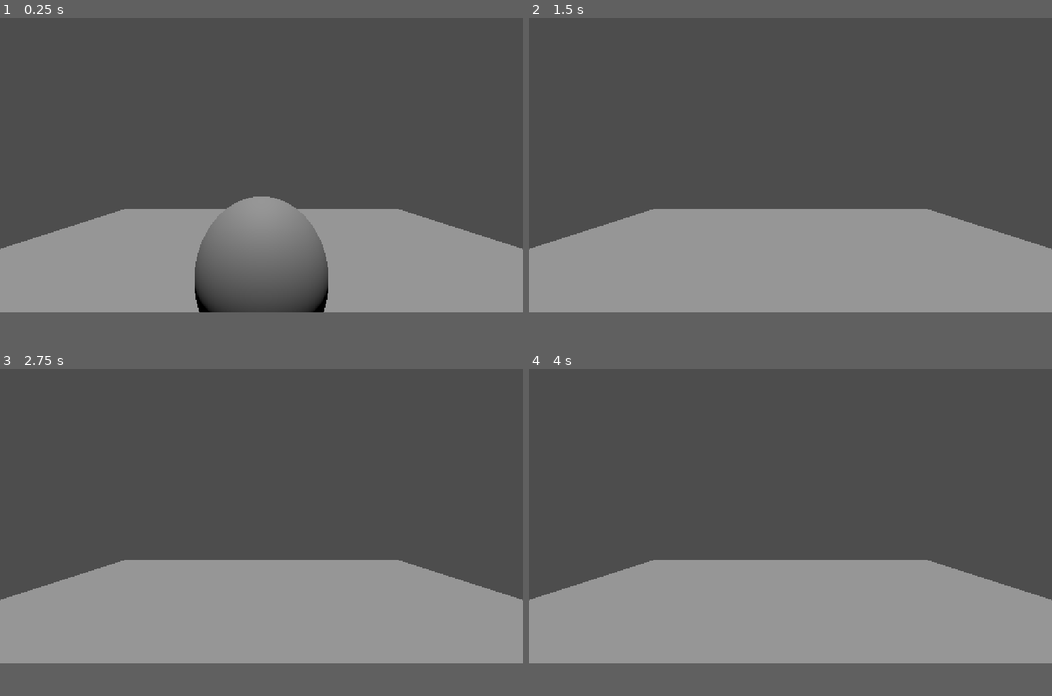
Above: before the commit, frames 1-4 (two rows, left to right).
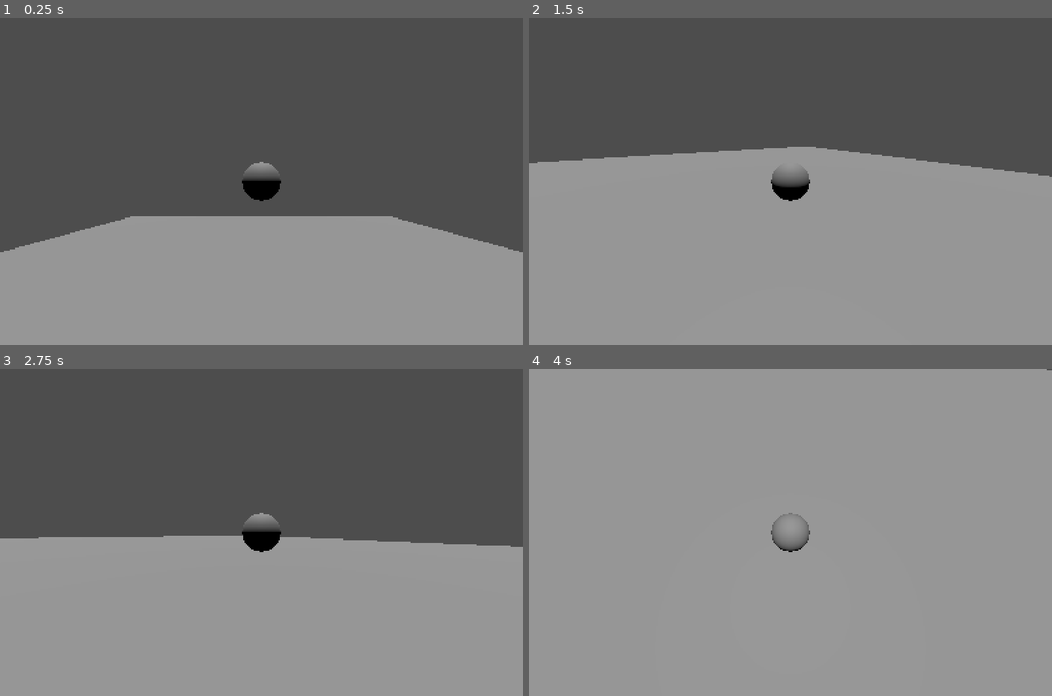
Above: after the commit, the same moments.

Repository: Jujulien45/Waffle_studio
Game: Godot game, scene res://dev.tscn
Two runs of this game, one before a commit and one after it. Both use one fixed random seed, a clock stepped at 60 frames per second and the inputs below.
Inputs (mouse positions are in pixels of both pictures, inside the frame that each line leads up to):
- Up to frame 1 (0.25 s): no input
- Up to frame 2 (1.5 s): tap Enter (ui_accept) at 0.5, 0.77, 1.25 s; move the mouse to (905, 148) at 0.52 s; hold Right (ui_right) 0.53-1.28 s; move the mouse to (685, 181) at 1.27 s; hold Down (ui_down) from 1.28 s (still down)
- Up to frame 3 (2.75 s): tap Enter (ui_accept) at 1.52 s; move the mouse to (313, 450) at 2.02 s; release Down (ui_down) at 2.03 s; hold Right (ui_right) from 2.03 s (still down)
- Up to frame 4 (4 s): move the mouse to (764, 575) at 2.77 s; release Right (ui_right) at 2.78 s; hold Up (ui_up) 2.78-3.53 s; tap Enter (ui_accept) at 3.02, 3.77 s; move the mouse to (947, 558) at 3.52 s; hold Left (ui_left) from 3.53 s (still down)
In our replay, the window is 800x450 before the commit and 800x500 after it. These sizes can differ from the game's own. Grey fills any space a smaller window leaves; there, only what the larger window draws over its background counts as a difference.

The runs differ from the first frame. In frame 1, 8.7% of the frame differs, in the area x 0-100%, y 44-90%; in frame 2, 18%; in frame 3, 9.6%; in frame 4, 61%, in the area x 0-100%, y 0-71%.
Error before the commit: Parse Error: Expected end of statement after variable declaration, found "Identifier" instead. (res://node_3d.gd:3)

Commit message:
somewhat working camera

Diff:
--- a/camera_3d.gd
+++ b/camera_3d.gd
@@ -1,11 +1,19 @@
 extends Camera3D
 
 @export var sensitivity := 0.003
+var player
 # Called when the node enters the scene tree for the first time.
 func _ready() -> void:
-	pass # Replace with function body.
-
+	pass
 
 # Called every frame. 'delta' is the elapsed time since the previous frame.
 func _process(delta: float) -> void:
 	pass
+
+func _input(event: InputEvent) -> void:
+	if event is InputEventMouseMotion:
+		var move = event.relative
+		rotation.x -= -move.x * sensitivity
+		rotation.y -= -move.y * sensitivity
+
+		#var player_pos =
--- a/character_body_3d.gd
+++ b/character_body_3d.gd
@@ -4,8 +4,15 @@
 const SPEED = 5.0
 const JUMP_VELOCITY = 4.5
 
+var rotx = 0.0
+var roty = 0.0
+
+@export var sensitivity = 0.003
 
 func _physics_process(delta: float) -> void:
+
+	$Camera3D.rotation = Vector3(roty,rotx,0.0)
+	$Camera3D.position = Vector3(0,0,4).rotated(Vector3(1,0,0),roty).rotated(Vector3(0,1,0),rotx)
 	# Add the gravity.
 	if not is_on_floor():
 		velocity += get_gravity() * delta
@@ -26,3 +33,11 @@
 		velocity.z = move_toward(velocity.z, 0, SPEED)
 
 	move_and_slide()
+
+func _input(event: InputEvent) -> void:
+	if event is InputEventMouseMotion:
+		var move = event.relative
+		rotx -= move.x * sensitivity
+		roty -= move.y * sensitivity
+
+		roty = max(min(0, roty), -PI/2)
--- a/dev.tscn
+++ b/dev.tscn
@@ -1,7 +1,6 @@
-[gd_scene load_steps=7 format=3 uid="uid://bkxx64rjjt2ns"]
+[gd_scene load_steps=6 format=3 uid="uid://bkxx64rjjt2ns"]
 
 [ext_resource type="Script" uid="uid://bruuuhkkk5ulm" path="res://character_body_3d.gd" id="1_coge5"]
-[ext_resource type="Script" uid="uid://dmyqadk5xprdu" path="res://node_3d.gd" id="1_fkxo1"]
 
 [sub_resource type="BoxShape3D" id="BoxShape3D_fkxo1"]
 
@@ -25,19 +24,16 @@
 [node name="DirectionalLight3D" type="DirectionalLight3D" parent="."]
 transform = Transform3D(1, 0, 0, 0, 1.1924881e-08, 1, 0, -1, 1.1924881e-08, -0.019805908, 110.537834, -0.4930153)
 
-[node name="Node3D" type="Node3D" parent="."]
-script = ExtResource("1_fkxo1")
-
-[node name="CharacterBody3D" type="CharacterBody3D" parent="Node3D"]
+[node name="CharacterBody3D" type="CharacterBody3D" parent="."]
 transform = Transform3D(1, 0, 0, 0, 1, 0, 0, 0, 1, 0, 5.177943, 0)
 script = ExtResource("1_coge5")
 
-[node name="CollisionShape3D" type="CollisionShape3D" parent="Node3D/CharacterBody3D"]
+[node name="CollisionShape3D" type="CollisionShape3D" parent="CharacterBody3D"]
 shape = SubResource("SphereShape3D_0g12c")
 
-[node name="MeshInstance3D" type="MeshInstance3D" parent="Node3D/CharacterBody3D"]
+[node name="MeshInstance3D" type="MeshInstance3D" parent="CharacterBody3D"]
 mesh = SubResource("SphereMesh_coge5")
 
-[node name="Camera3D" type="Camera3D" parent="Node3D"]
-transform = Transform3D(1, 0, 0, 0, 1, 0, 0, 0, 1, 0, 5.623208, 1.1388335)
+[node name="Camera3D" type="Camera3D" parent="CharacterBody3D"]
+transform = Transform3D(1, 0, 0, 0, 1, 0, 0, 0, 1, 0, 0.44526482, 1.1388335)
 fov = 93.84055
--- a/project.godot
+++ b/project.godot
@@ -17,6 +17,8 @@
 
 [display]
 
+window/size/viewport_width=1680
+window/size/viewport_height=1050
 window/stretch/mode="canvas_items"
 window/stretch/aspect="expand"
 
Not shown, changed: camera_3d.gd.uid
